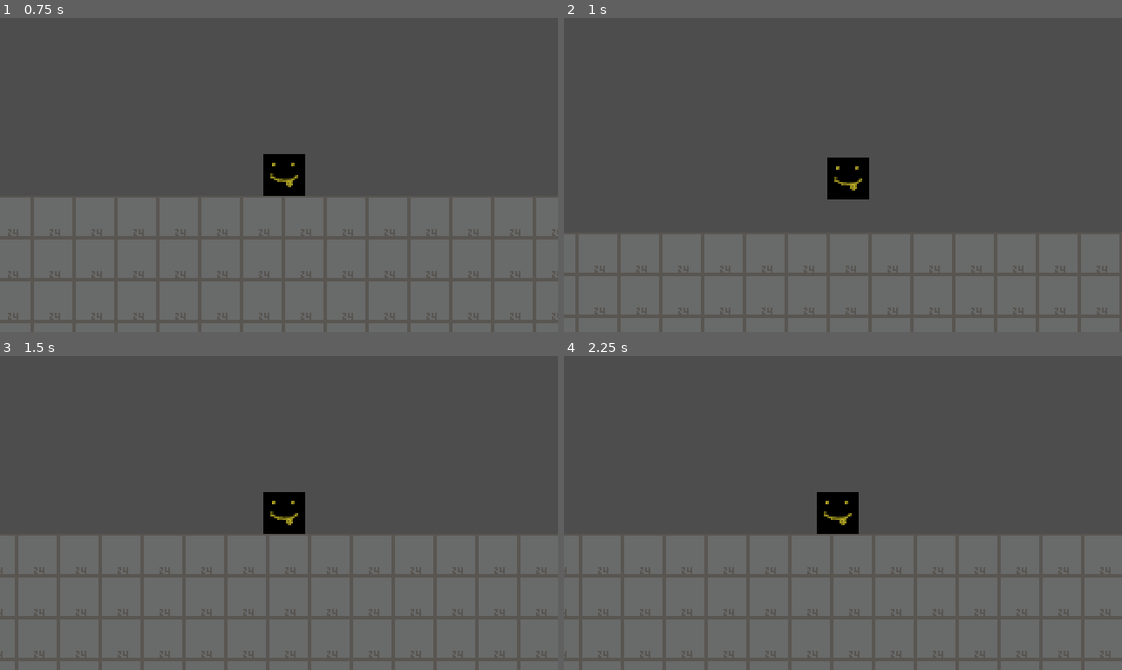
Above: before the commit, frames 1-4 (two rows, left to right).
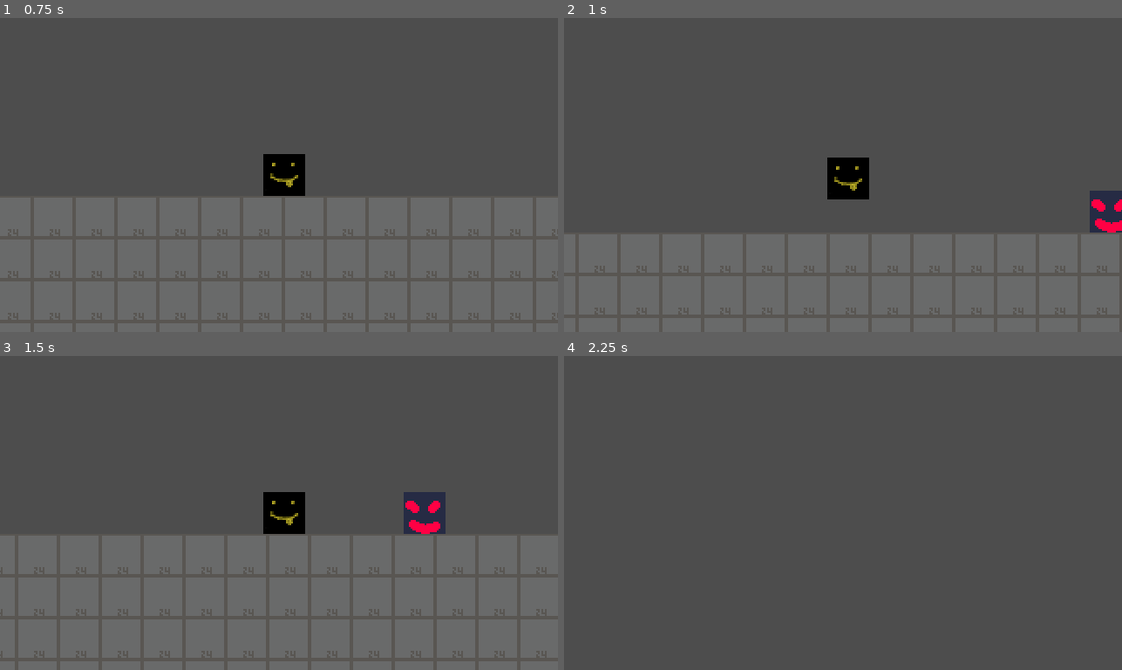
Above: after the commit, the same moments.

Repository: pixelbearstudio/game-off-jam
Game: Godot game, scene res://scenes/placeholder_level/placeholder_level.tscn
The game is run twice, just before and just after one commit, with the same random seed, the same clock (stepped at 60 frames per second) and the same inputs. This scene is started directly instead of the project's main scene.
Inputs:
- Up to frame 1 (0.75 s): hold D (move_right) from 0.53 s (still down); tap E (interact, bound only after the commit) at 0.6 s
- Up to frame 2 (1 s): keep holding D (move_right); tap W (jump) at 0.77 s
- Up to frame 3 (1.5 s): keep holding D (move_right); tap E (interact, bound only after the commit) at 1.35 s
- Up to frame 4 (2.25 s): tap W (jump) at 1.52 s; release D (move_right) at 2.03 s; hold A (move_left) from 2.03 s (still down); tap E (interact, bound only after the commit) at 2.1 s

Frame 1 is identical in both runs. In frame 2, 0.8% of the frame differs, in the area x 94-100%, y 55-69%; in frame 3, 1.0%; in frame 4, 36%, in the area x 0-100%, y 43-100%.

Commit message:
adds entity node

Diff:
--- a/project.godot
+++ b/project.godot
@@ -60,6 +60,11 @@
 , Object(InputEventKey,"resource_local_to_scene":false,"resource_name":"","device":-1,"window_id":0,"alt_pressed":false,"shift_pressed":false,"ctrl_pressed":false,"meta_pressed":false,"pressed":false,"keycode":0,"physical_keycode":4194320,"key_label":0,"unicode":0,"echo":false,"script":null)
 ]
 }
+interact={
+"deadzone": 0.5,
+"events": [Object(InputEventKey,"resource_local_to_scene":false,"resource_name":"","device":-1,"window_id":0,"alt_pressed":false,"shift_pressed":false,"ctrl_pressed":false,"meta_pressed":false,"pressed":false,"keycode":0,"physical_keycode":69,"key_label":0,"unicode":101,"echo":false,"script":null)
+]
+}
 
 [physics]
 
--- a/scenes/base_level/base_level.tscn
+++ b/scenes/base_level/base_level.tscn
@@ -1,6 +1,7 @@
-[gd_scene load_steps=2 format=3 uid="uid://bfsmrly4sh71t"]
+[gd_scene load_steps=3 format=3 uid="uid://bfsmrly4sh71t"]
 
 [ext_resource type="TileSet" uid="uid://cgkuqj252wsai" path="res://resources/placeholder_tilemap.tres" id="1_ldiw1"]
+[ext_resource type="PackedScene" uid="uid://c4uc4u07mi5tj" path="res://scenes/player/player.tscn" id="2_4akdg"]
 
 [node name="BaseLevel" type="Node"]
 
@@ -9,3 +10,5 @@
 format = 2
 
 [node name="PlayerRoot" type="Node2D" parent="."]
+
+[node name="Player" parent="PlayerRoot" instance=ExtResource("2_4akdg")]
--- /dev/null
+++ b/scenes/levels/entity_level_001.tscn
@@ -0,0 +1,5 @@
+[gd_scene load_steps=2 format=3 uid="uid://4uk42apqnn0u"]
+
+[ext_resource type="PackedScene" uid="uid://bfsmrly4sh71t" path="res://scenes/base_level/base_level.tscn" id="1_hv0xb"]
+
+[node name="EntityLevel_001" instance=ExtResource("1_hv0xb")]
--- a/scenes/placeholder_level/placeholder_level.tscn
+++ b/scenes/placeholder_level/placeholder_level.tscn
@@ -1,9 +1,10 @@
-[gd_scene load_steps=7 format=3 uid="uid://c78xdubb2i256"]
+[gd_scene load_steps=8 format=3 uid="uid://c78xdubb2i256"]
 
 [ext_resource type="PackedScene" uid="uid://bfsmrly4sh71t" path="res://scenes/base_level/base_level.tscn" id="1_b8x7r"]
 [ext_resource type="Texture2D" uid="uid://d2tpu0u7fajcw" path="res://assets/placeholders/24x24_tile_platformer.png" id="2_5x81i"]
 [ext_resource type="PackedScene" uid="uid://b5a21s8ojvyma" path="res://scenes/game_camera/game_camera.tscn" id="2_djxrb"]
-[ext_resource type="PackedScene" uid="uid://c4uc4u07mi5tj" path="res://scenes/player/player.tscn" id="3_41i4l"]
+[ext_resource type="PackedScene" uid="uid://d0xb2polcyunj" path="res://scenes/small_entity/small_entity.tscn" id="5_o2vpp"]
+[ext_resource type="PackedScene" uid="uid://4uk42apqnn0u" path="res://scenes/levels/entity_level_001.tscn" id="6_67pow"]
 
 [sub_resource type="TileSetAtlasSource" id="TileSetAtlasSource_ycpyf"]
 texture = ExtResource("2_5x81i")
@@ -172,4 +173,8 @@
 tile_set = SubResource("TileSet_c5h11")
 layer_0/tile_data = PackedInt32Array(524301, 65536, 2, 458765, 65536, 1, 393229, 65536, 1, 327693, 65536, 1, 262157, 65 …(21330 unchanged characters)…
 
-[node name="Player" parent="PlayerRoot" index="0" instance=ExtResource("3_41i4l")]
+[node name="Entities" type="Node2D" parent="." index="2"]
+
+[node name="SmallEntity" parent="Entities" index="0" instance=ExtResource("5_o2vpp")]
+position = Vector2(210, 36)
+entity_scene = ExtResource("6_67pow")
--- a/scenes/player/player.tscn
+++ b/scenes/player/player.tscn
@@ -1,10 +1,13 @@
-[gd_scene load_steps=4 format=3 uid="uid://c4uc4u07mi5tj"]
+[gd_scene load_steps=5 format=3 uid="uid://c4uc4u07mi5tj"]
 
 [ext_resource type="Script" path="res://scenes/player/player.gd" id="1_cvw3j"]
 [ext_resource type="Texture2D" uid="uid://cuvk44068epsw" path="res://assets/placeholders/24x24_Player.png" id="2_byo2l"]
 
 [sub_resource type="RectangleShape2D" id="RectangleShape2D_u45yt"]
 size = Vector2(24, 24)
+
+[sub_resource type="CircleShape2D" id="CircleShape2D_6bjgd"]
+radius = 20.0
 
 [node name="Player" type="CharacterBody2D" groups=["player"]]
 script = ExtResource("1_cvw3j")
@@ -18,3 +21,10 @@
 
 [node name="CollisionShape2D" type="CollisionShape2D" parent="."]
 shape = SubResource("RectangleShape2D_u45yt")
+
+[node name="InteractArea" type="Area2D" parent="."]
+collision_layer = 2147483648
+collision_mask = 2147483648
+
+[node name="CollisionShape2D" type="CollisionShape2D" parent="InteractArea"]
+shape = SubResource("CircleShape2D_6bjgd")
--- /dev/null
+++ b/scenes/small_entity/small_entity.gd
@@ -0,0 +1,29 @@
+class_name SmallEntity
+extends Node2D
+
+const interact_input: String = "interact"
+
+@export var entity_scene: PackedScene
+
+var is_inside_area: bool = false
+
+@onready var interact_node: Area2D = $InteractArea as Area2D
+
+
+func _ready():
+	interact_node.area_entered.connect(on_interact_entered)
+	interact_node.area_exited.connect(on_interact_exited)
+
+
+func _process(_delta: float) -> void:
+	if is_inside_area and Input.is_action_just_pressed(interact_input):
+		is_inside_area = false
+		get_tree().change_scene_to_packed(entity_scene)
+
+
+func on_interact_entered(_area: Area2D) -> void:
+	is_inside_area = true
+
+
+func on_interact_exited(_area: Area2D) -> void:
+	is_inside_area = false
--- /dev/null
+++ b/scenes/small_entity/small_entity.tscn
@@ -0,0 +1,20 @@
+[gd_scene load_steps=4 format=3 uid="uid://d0xb2polcyunj"]
+
+[ext_resource type="Script" path="res://scenes/small_entity/small_entity.gd" id="1_4uy75"]
+[ext_resource type="Texture2D" uid="uid://bkwop2murotyd" path="res://assets/placeholders/24x24_entity.png" id="1_m8qw1"]
+
+[sub_resource type="CircleShape2D" id="CircleShape2D_4otsg"]
+radius = 25.0
+
+[node name="SmallEntity" type="Node2D"]
+script = ExtResource("1_4uy75")
+
+[node name="24x24Entity" type="Sprite2D" parent="."]
+texture = ExtResource("1_m8qw1")
+
+[node name="InteractArea" type="Area2D" parent="."]
+collision_layer = 2147483648
+collision_mask = 2147483648
+
+[node name="CollisionShape2D" type="CollisionShape2D" parent="InteractArea"]
+shape = SubResource("CircleShape2D_4otsg")
Binary file added: assets/placeholders/24x24_entity.png
Not shown, added: assets/placeholders/24x24_entity.png.import
